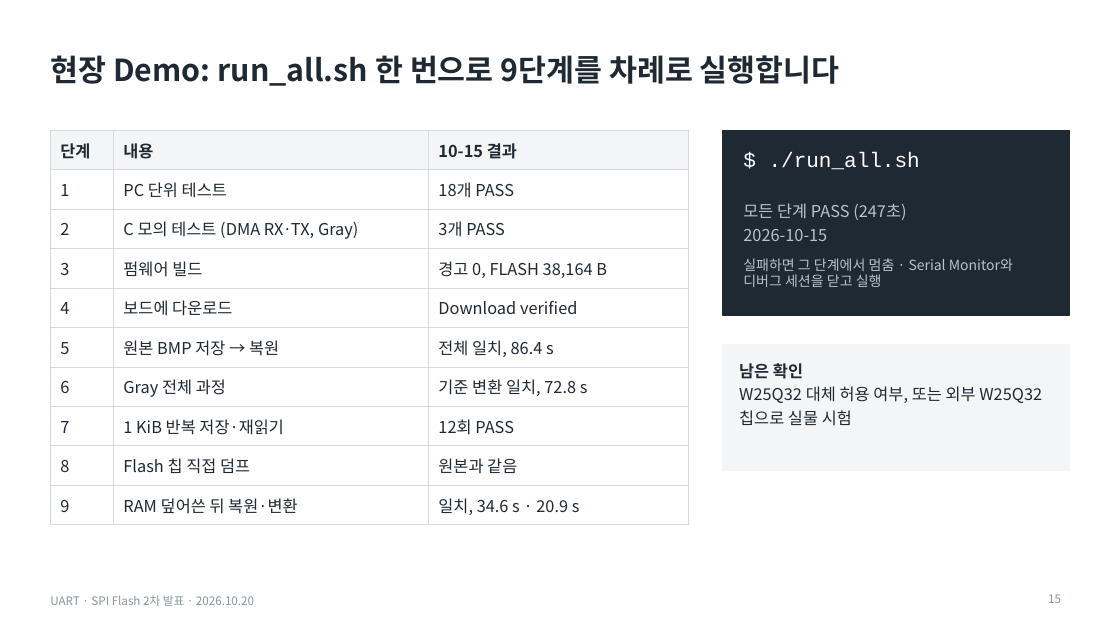
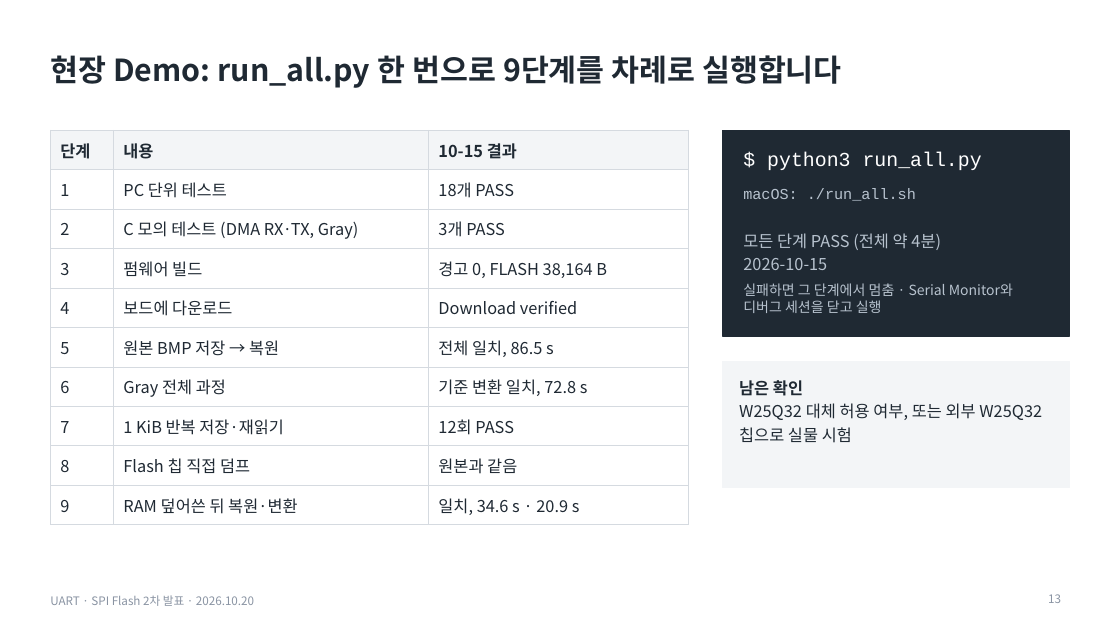
Before and after one commit to dazement/STM32-BMP-file-store-in-Flash-memory, a slide deck: slide 13 of presentation_oct20/output/UART_SPIFlash_2차발표_1020_코드검증.pptx (slide 15 before the commit). Drawn at 1120x630 pixels with LibreOffice and Linux fonts; fonts in the diff are those of the drawing. Boxes give left, top, right and bottom in pixels: in the first picture for what was removed or moved away, otherwise in the second. Text is boxed around its words. In the diff, an @@ line names an element or a change of style, - is before the commit and + after.

```diff
--- a/presentation_oct20/output/UART_SPIFlash_2차발표_1020_코드검증.pptx
+++ b/presentation_oct20/output/UART_SPIFlash_2차발표_1020_코드검증.pptx
@@ title at (x1=50, y1=55, x2=842, y2=88): text changed @@
-현장 Demo: run_all.sh 한 번으로 9단계를 차례로 실행합니다
+현장 Demo: run_all.py 한 번으로 9단계를 차례로 실행합니다
@@ table at (x1=50, y1=130, x2=689, y2=519) @@
-row 6, column 3: 전체 일치, 86.4 s
+row 6, column 3: 전체 일치, 86.5 s
@@ rectangle resized from (x1=723, y1=130, x2=1070, y2=315) to (x1=723, y1=130, x2=1070, y2=336) @@
@@ text added at (x1=767, y1=152, x2=982, y2=170), 17 pt, text #FFFFFF @@
+$ python3 run_all.py
@@ text at (x1=743, y1=188, x2=916, y2=201): text changed; size 18 to 13 pt; text colour #FFFFFF to #B7C2CE @@
-$ ./run_all.sh
+macOS: ./run_all.sh
@@ text at (x1=743, y1=233, x2=941, y2=250): text changed @@
-모든 단계 PASS (247초)
+모든 단계 PASS (전체 약 4분)
@@ text "모든 단계 PASS (전체 약 ..." moved from (x1=743, y1=203, x2=906, y2=241) to (x1=743, y1=233, x2=941, y2=270) @@
@@ text "실패하면 그 단계에서 멈춤 · ..." moved from (x1=743, y1=258, x2=1013, y2=287) to (x1=743, y1=283, x2=1013, y2=313) @@
@@ rectangle moved from (x1=723, y1=344, x2=1070, y2=471) to (x1=723, y1=361, x2=1070, y2=487) @@
@@ text "남은 확인" moved from (x1=739, y1=363, x2=1042, y2=426) to (x1=739, y1=380, x2=1042, y2=443) @@
@@ page number at (x1=1048, y1=594, x2=1061, y2=603): text changed @@
-15
+13
```
Also in this commit, not shown: 6 other slides changed, 2 slides removed, 1 other file.
